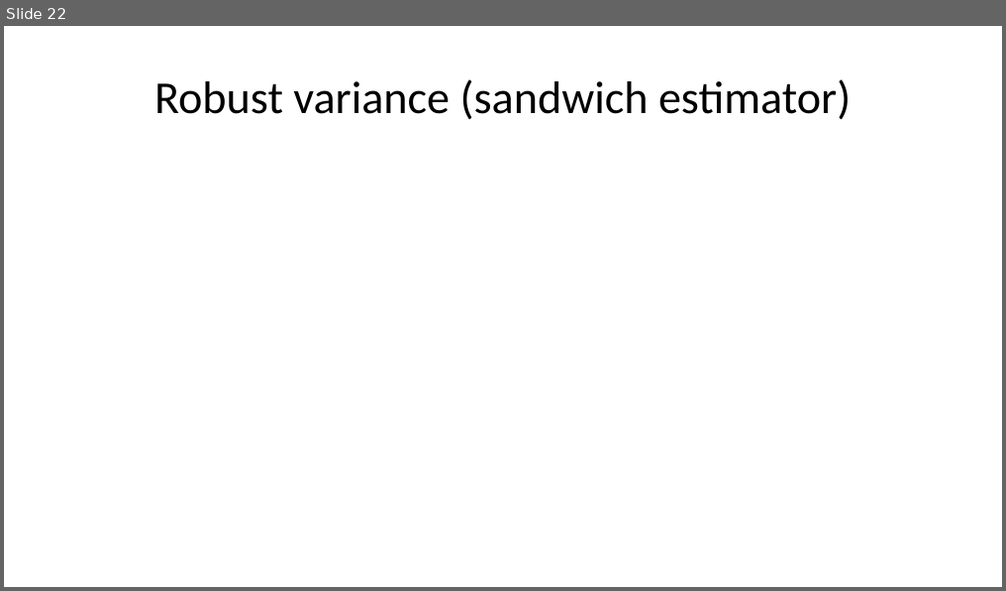
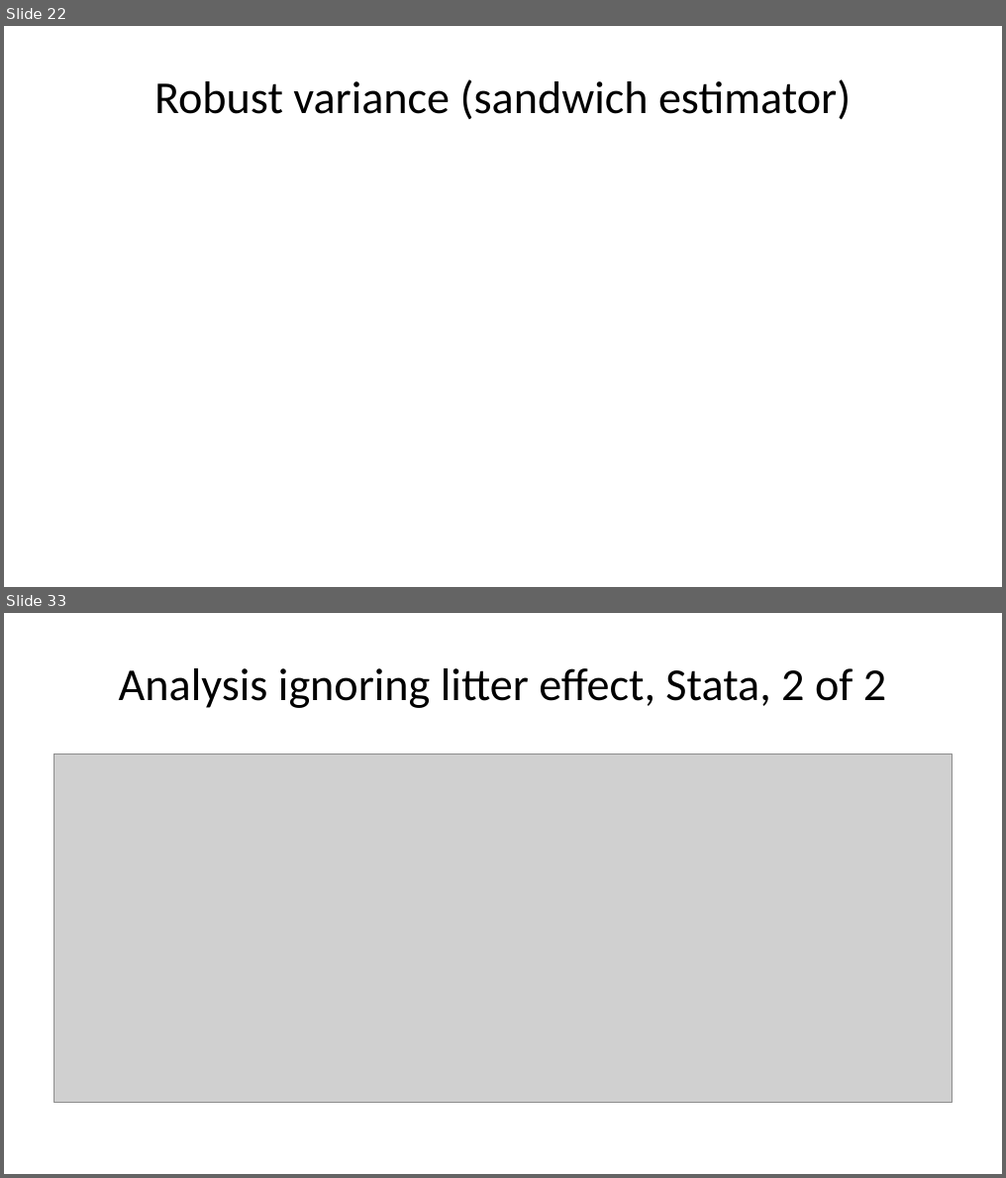
Before and after one commit to pmean/talks, a slide deck: frailty/frailty.pptx. Shown one above the other, each under a label of ours: slide 22 before the commit, slides 22 and 33 after it; the slides between them are not shown. The pictures are 1006x591 and 1006x1178 pixels, drawn with LibreOffice and Linux fonts; fonts in the diff are those of the drawing; grey boxes stand for pictures. Boxes give left, top, right and bottom in pixels: in the first picture for what was removed or moved away, otherwise in the second. Text is boxed around its words. In the diff, an @@ line names an element or a change of style, - is before the commit and + after.

Commit message:
Added SAS, Stata, R code to frailty

```diff
--- a/frailty/frailty.pptx
+++ b/frailty/frailty.pptx
@@ slide 33 added at box(4, 613, 1002, 1174), background #FFFFFF @@
@@ title added at box(119, 668, 886, 708), 33 pt, text #000000 @@
+Analysis ignoring litter effect, Stata, 2 of 2
@@ picture added at box(54, 755, 952, 1103) @@
```
Also in this commit, not shown: 27 other slides added, 14 other files.
